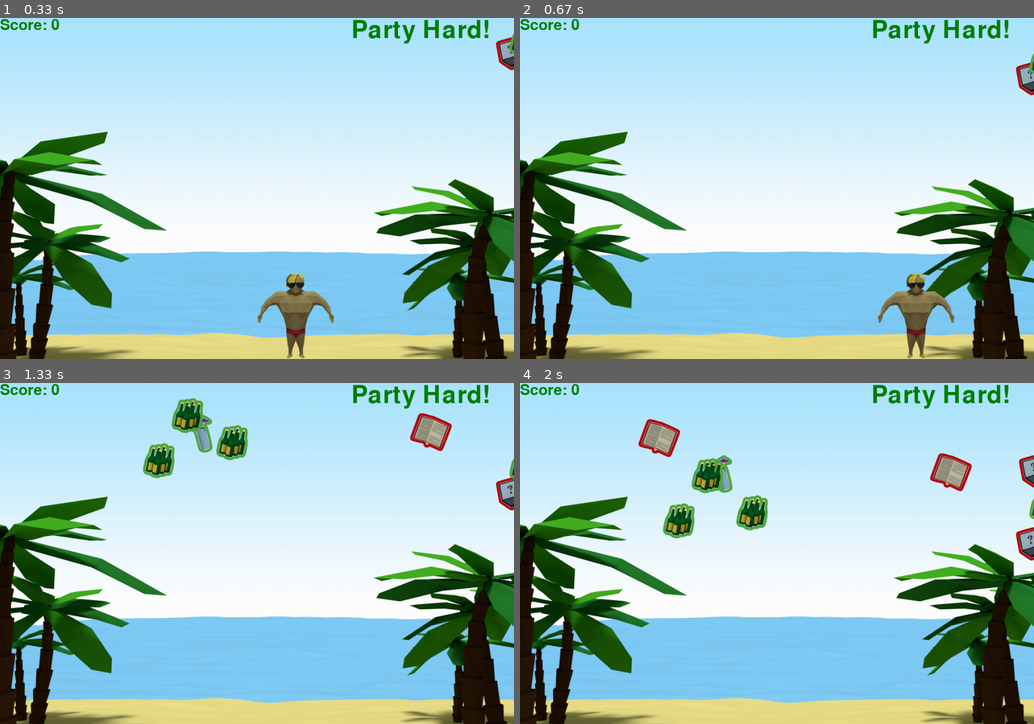
Above: before the commit, frames 1-4 (two rows, left to right).
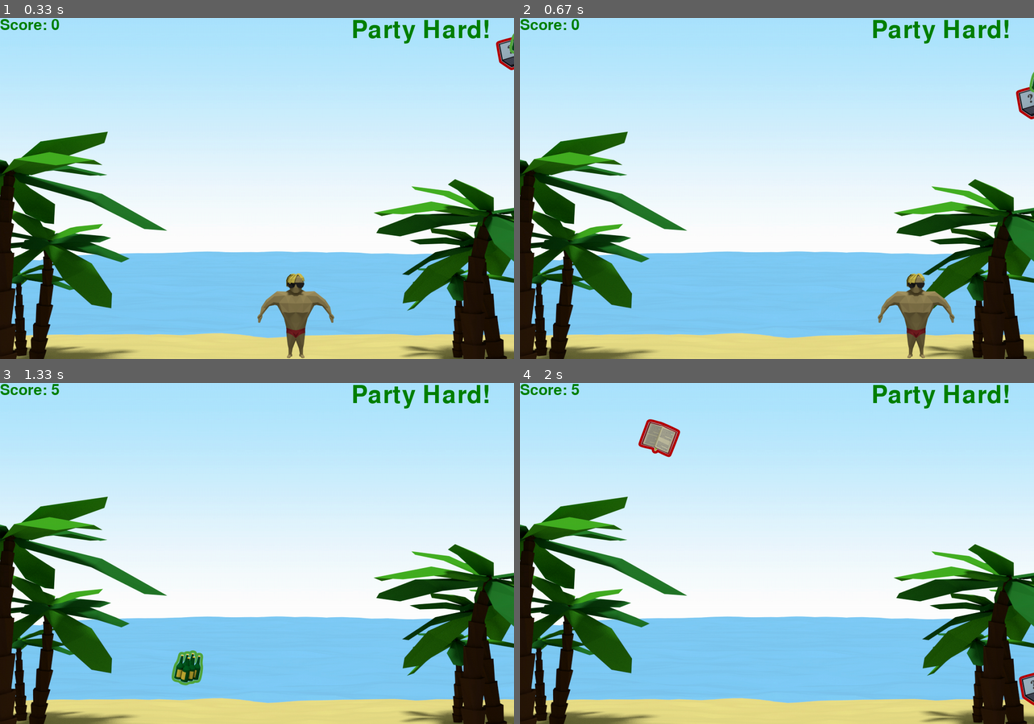
Above: after the commit, the same moments.

Repository: jlee7/ggj2015
Game: pygame game, started from partyhard/main.py
The game is run twice, just before and just after one commit, with the same random seed, the same clock (stepped at 60 frames per second) and the same inputs. The source is Python 2; it was converted automatically to run under Python 3.
Inputs:
- Up to frame 1 (0.33 s): no input
- Up to frame 2 (0.67 s): hold M from 0.33 s (still down); hold D from 0.33 s (still down)
- Up to frame 3 (1.33 s): release M at 0.8 s; release D at 0.8 s; hold M 0.83-1.3 s; hold D 0.83-1.3 s
- Up to frame 4 (2 s): tap M at 1.33 s

Frame 1 is identical in both runs. In frame 2, 0.5% of the frame differs, in the area x 96-100%, y 10-30%; in frame 3, 3.3%, in the area x 10-100%, y 0-89%; in frame 4, 3.1%.

Commit message:
refactored keyboard controller

Diff:
--- a/partyhard/keyboard_controller.py
+++ b/partyhard/keyboard_controller.py
@@ -1,47 +1,25 @@
 from event_manager import *
 import pygame
 
+#----------------------------------------------------------------------
+class KeyboardController(object):
 
-class KeyboardController(object):
     def __init__(self, evManager):
         self.evManager = evManager
         self.evManager.register_listener(self)
         self.keys = [False, False]
         self.controlkeys =[False]
 
+    #----------------------------------------------------------------------
+
     def notify(self, event):
         if isinstance(event, TickEvent):
             for event in pygame.event.get():
+                self.quit_if_we_must(event)
+                self.collect_user_game_inputs(event)
+            self.process_user_game_inputs()
 
-                self.quit_if_we_must(event)
-
-                if event.type == pygame.KEYDOWN:
-                    if event.key==pygame.K_a:
-                        self.keys[0]=True
-                    elif event.key==pygame.K_d:
-                        self.keys[1]=True
-                    elif event.key ==pygame.K_m:
-                        #self.controlkeys[0]=True
-                        #self.evManager.post(PartyTimeSwitch())
-                        pass
-
-                if event.type == pygame.KEYUP:
-                    if event.key==pygame.K_a:
-                        self.keys[0]=False
-                    elif event.key==pygame.K_d:
-                        self.keys[1]=False
-                    elif event.key==pygame.K_m:
-                        self.controlkeys[0]=False
-            direction = False
-            if self.keys[0]:
-                direction = "left"
-            elif self.keys[1]:
-                direction = "right"
-            if direction:
-            	self.evManager.post(DudeMoveEvent(direction))
-            #if self.controlkeys[0]:
-                #pass
-                #self.evManager.post(PartyTimeSwitch())
+    #----------------------------------------------------------------------
 
     def quit_if_we_must(self, event):
         if event.type == pygame.QUIT:
@@ -51,3 +29,33 @@
             if event.key==pygame.K_ESCAPE:
                 pygame.quit()
                 exit(0)
+    #----------------------------------------------------------------------
+
+    def collect_user_game_inputs(self, event):
+        if event.type == pygame.KEYDOWN:
+            if event.key==pygame.K_a:
+                self.keys[0]=True
+            elif event.key==pygame.K_d:
+                self.keys[1]=True
+            elif event.key ==pygame.K_m:
+                self.controlkeys[0]=True
+                pass
+        if event.type == pygame.KEYUP:
+            if event.key==pygame.K_a:
+                self.keys[0]=False
+            elif event.key==pygame.K_d:
+                self.keys[1]=False
+            elif event.key==pygame.K_m:
+                self.controlkeys[0]=False
+    #----------------------------------------------------------------------
+
+    def process_user_game_inputs(self):
+        direction = False
+        if self.keys[0]:
+            direction = "left"
+        elif self.keys[1]:
+            direction = "right"
+        if direction:
+            self.evManager.post(DudeMoveEvent(direction))
+        if self.controlkeys[0]:
+            self.evManager.post(PartyTimeSwitch())
